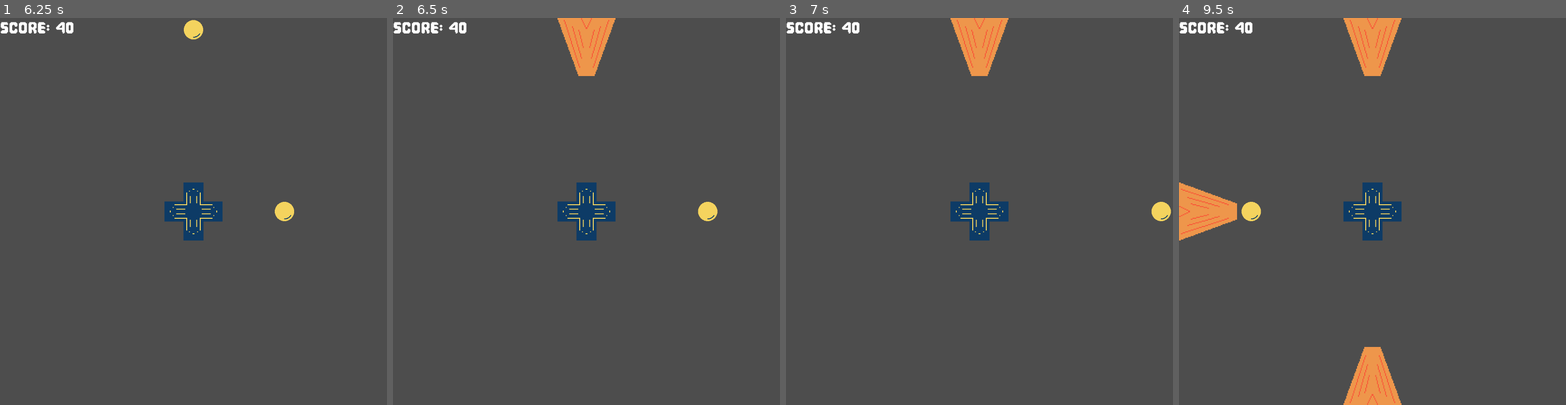
Above: before the commit, frames 1-4 (left to right).
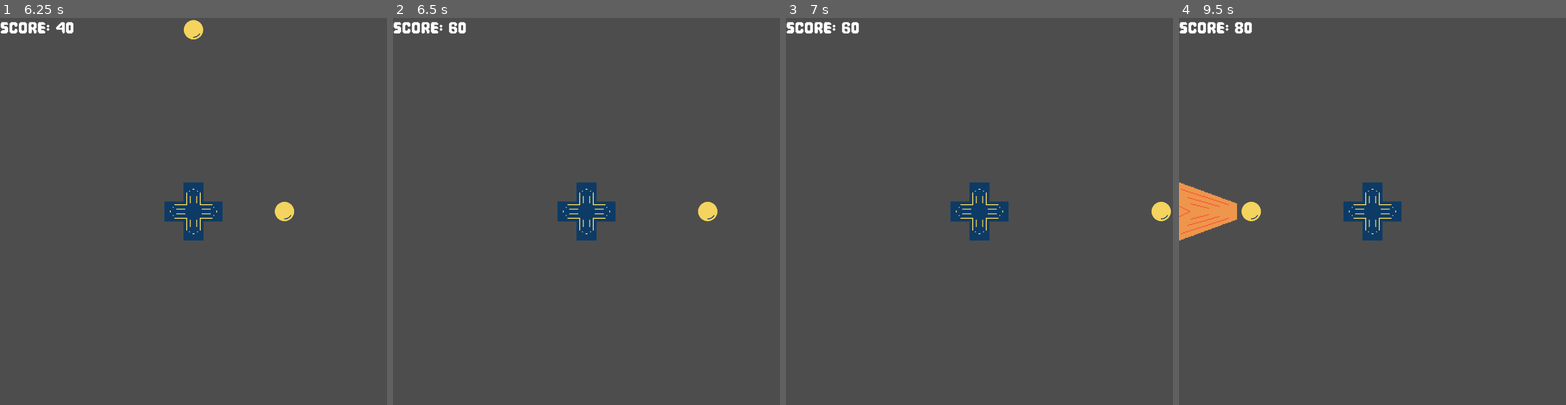
Above: after the commit, the same moments.

Repository: skain/incremental-outpost
Game: Godot game, scene res://scenes/main.tscn
The game is run twice, just before and just after one commit, with the same random seed, the same clock (stepped at 60 frames per second) and the same inputs.
Inputs:
- Up to frame 1 (6.25 s): tap Enter at 0.5, 3.5 s; hold Up (fire-up) 0.53-2.03 s; tap Space at 2 s; hold Left (fire-left) 2.03-3.53 s; hold Down (fire-down) 3.53-4.28 s; hold Right (fire-right) 4.28-5.03 s; hold Up (fire-up) 5.03-5.78 s; hold Right (fire-right) from 5.78 s (still down)
- Up to frame 2 (6.5 s): keep holding Right (fire-right)
- Up to frame 3 (7 s): keep holding Right (fire-right)
- Up to frame 4 (9.5 s): release Right (fire-right) at 8.03 s; hold Down (fire-down) 8.03-8.78 s; hold Left (fire-left) from 8.78 s (still down)

Frame 1 is identical in both runs. In frame 2, 1.5% of the frame differs, in the area x 14-58%, y 0-15%; in frame 3, 1.5%; in frame 4, 3.0%, in the area x 14-58%, y 0-100%.

Commit message:
Use VisibleOnScreenNotifier instead of calculating offscreen coords

Diff:
--- a/scenes/player_projectile.tscn
+++ b/scenes/player_projectile.tscn
@@ -4,17 +4,21 @@
 [ext_resource type="Script" uid="uid://ctv87xooknex5" path="res://scripts/player_projectile.gd" id="1_oxij3"]
 
 [sub_resource type="RectangleShape2D" id="RectangleShape2D_oxij3"]
-size = Vector2(6.000001, 6)
+size = Vector2(64, 64)
 
 [node name="PlayerProjectile" type="Area2D"]
 collision_layer = 8
 script = ExtResource("1_oxij3")
-speed = null
 
 [node name="Sprite2D" type="Sprite2D" parent="."]
 texture = ExtResource("1_lqp5n")
 
 [node name="CollisionShape2D" type="CollisionShape2D" parent="."]
-position = Vector2(-0.39999995, 0)
+position = Vector2(1.9073486e-06, 0)
 scale = Vector2(0.99999976, 0.99999976)
 shape = SubResource("RectangleShape2D_oxij3")
+
+[node name="VisibleOnScreenNotifier2D" type="VisibleOnScreenNotifier2D" parent="."]
+rect = Rect2(-32, -32, 64, 64)
+
+[connection signal="screen_exited" from="VisibleOnScreenNotifier2D" to="." method="_on_visible_on_screen_notifier_2d_screen_exited"]
--- a/scripts/player_projectile.gd
+++ b/scripts/player_projectile.gd
@@ -13,11 +13,12 @@
 # Called every frame. 'delta' is the elapsed time since the previous frame.
 func _physics_process(delta: float) -> void:
 	position += velocity * delta
-	var viewport_size := get_viewport_rect().size
-	if position.x < 0 or position.y < 0 or position.x > viewport_size.x or position.y > viewport_size.y:
-		print('projectile destroyed')
-		queue_free()
 
 func setup(starting_direction: Vector2):
 	direction = starting_direction.normalized()
 	velocity = direction * speed
+
+
+func _on_visible_on_screen_notifier_2d_screen_exited() -> void:
+	print('projectile destroyed')
+	queue_free()
